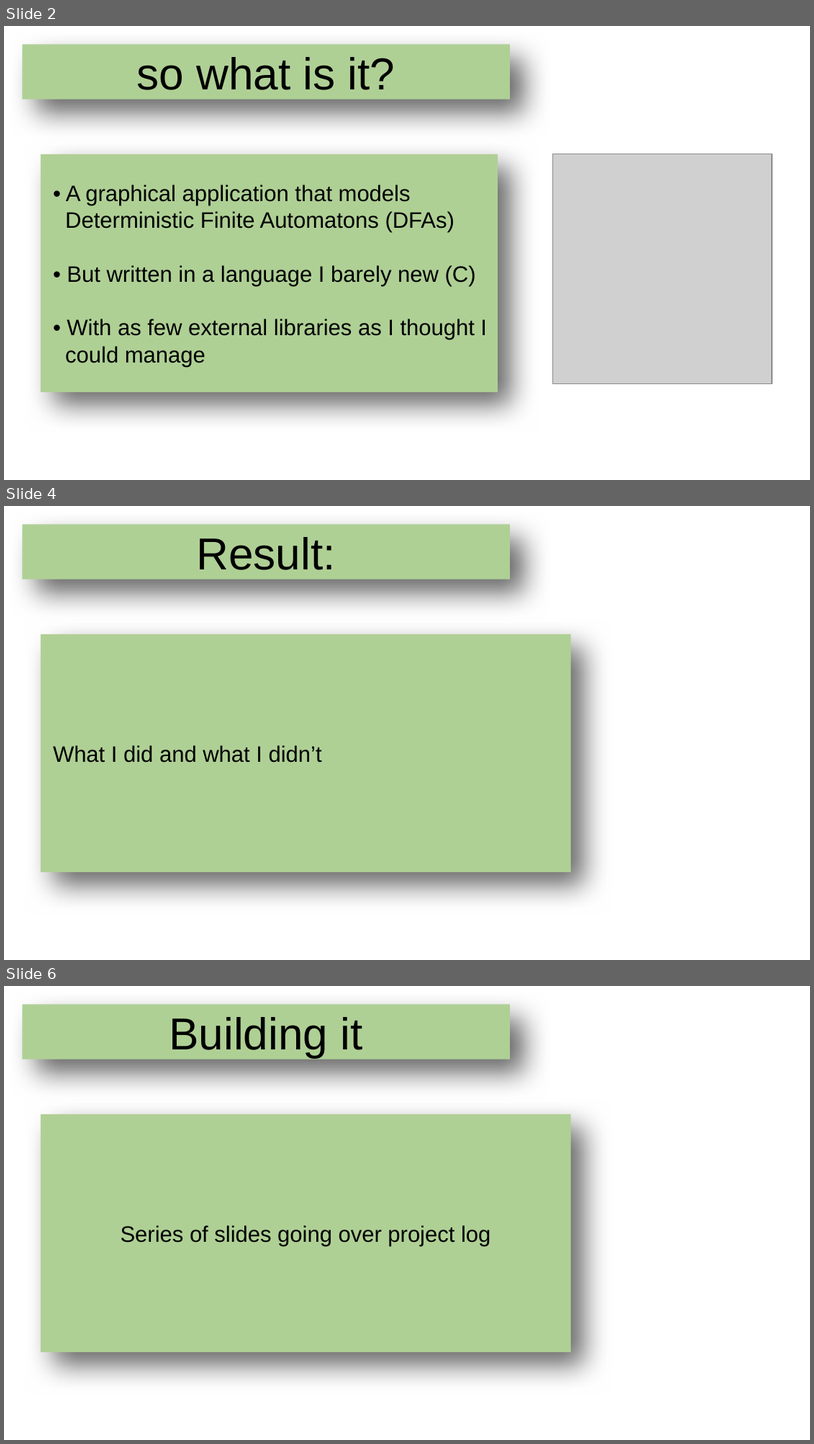
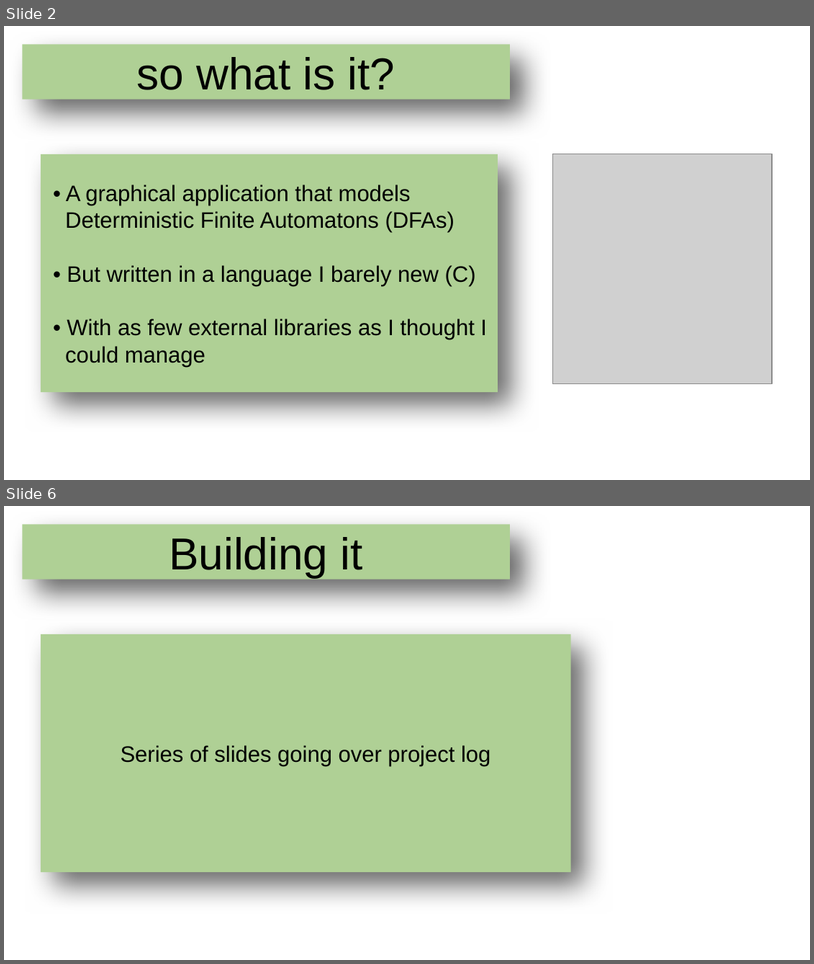
Before and after one commit to echoofskyz/ugrproj, a slide deck: docs/presentation.odp. Shown one above the other, each under a label of ours: slides 2, 4 and 6 before the commit, slides 2 and 6 after it; the slides between them are not shown. The pictures are 814x1444 and 814x964 pixels, drawn with LibreOffice and Linux fonts; fonts in the diff are those of the drawing; grey boxes stand for pictures; background and template pictures are left out. Boxes give left, top, right and bottom in pixels: in the first picture for what was removed or moved away, otherwise in the second. Text is boxed around its words. In the diff, an @@ line names an element or a change of style, - is before the commit and + after.

```diff
--- a/docs/presentation.odp
+++ b/docs/presentation.odp
@@ slide 4 removed at (x1=4, y1=506, x2=810, y2=960), background picture (left out) @@
@@ title removed at (x1=22, y1=524, x2=510, y2=579) @@
-Result:
@@ title removed at (x1=41, y1=634, x2=571, y2=872) @@
-What I did and what I didn’t
```
Also in this commit, not shown: 2 slides changed, 1 slide added.
